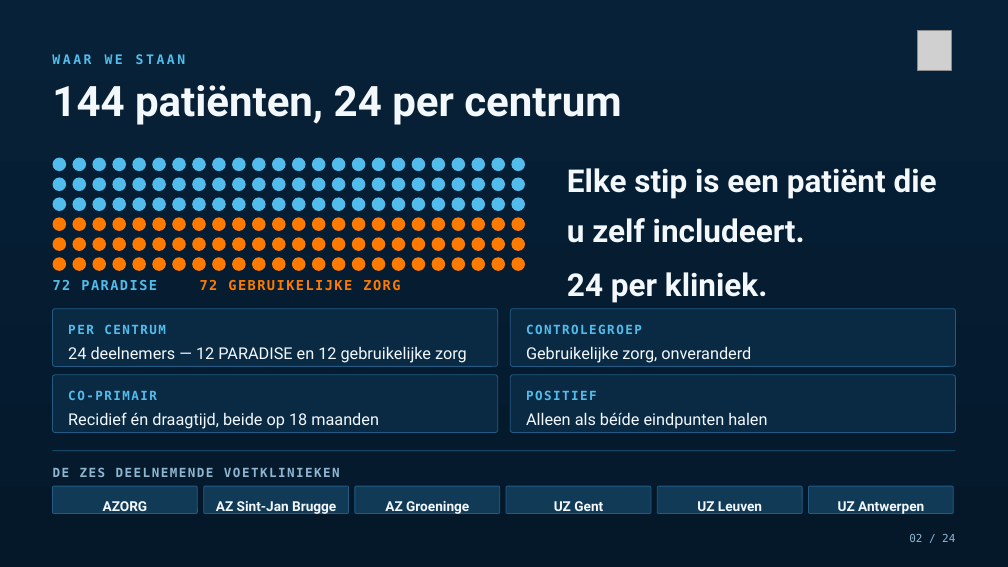
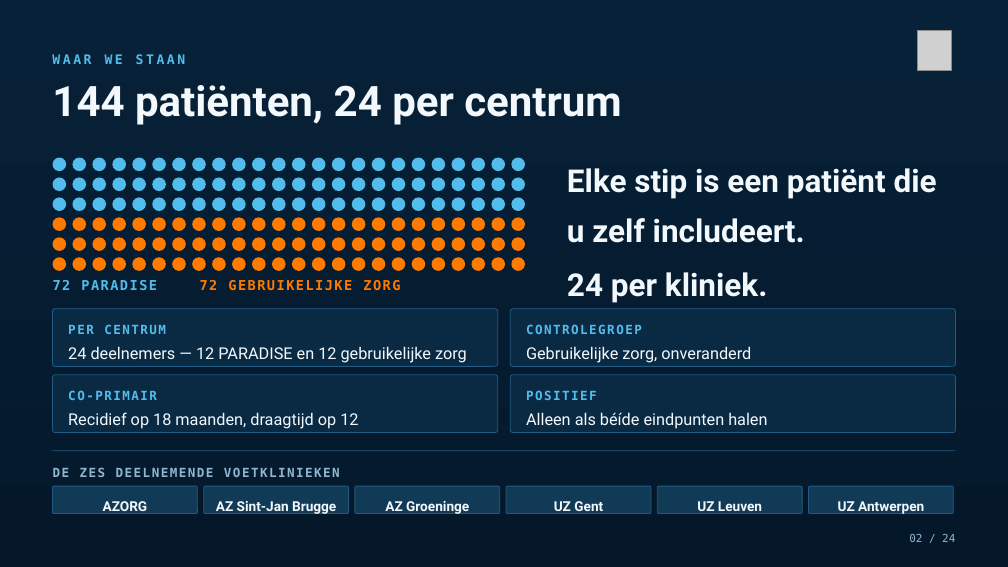
Before and after one commit to Dellfs/paradise-project, a slide deck: slide 2 of PARADISE_presentatie/PARADISE_board.pptx. Drawn at 1008x567 pixels with LibreOffice and Linux fonts; fonts in the diff are those of the drawing; grey boxes stand for pictures. Boxes give left, top, right and bottom in pixels: in the first picture for what was removed or moved away, otherwise in the second. Text is boxed around its words. In the diff, an @@ line names an element or a change of style, - is before the commit and + after.

```diff
--- a/PARADISE_presentatie/PARADISE_board.pptx
+++ b/PARADISE_presentatie/PARADISE_board.pptx
@@ text at (68, 412, 358, 429): text changed @@
-Recidief én draagtijd, beide op 18 maanden
+Recidief op 18 maanden, draagtijd op 12
```
Also in this commit, not shown: 2 other slides changed, 9 other files.
